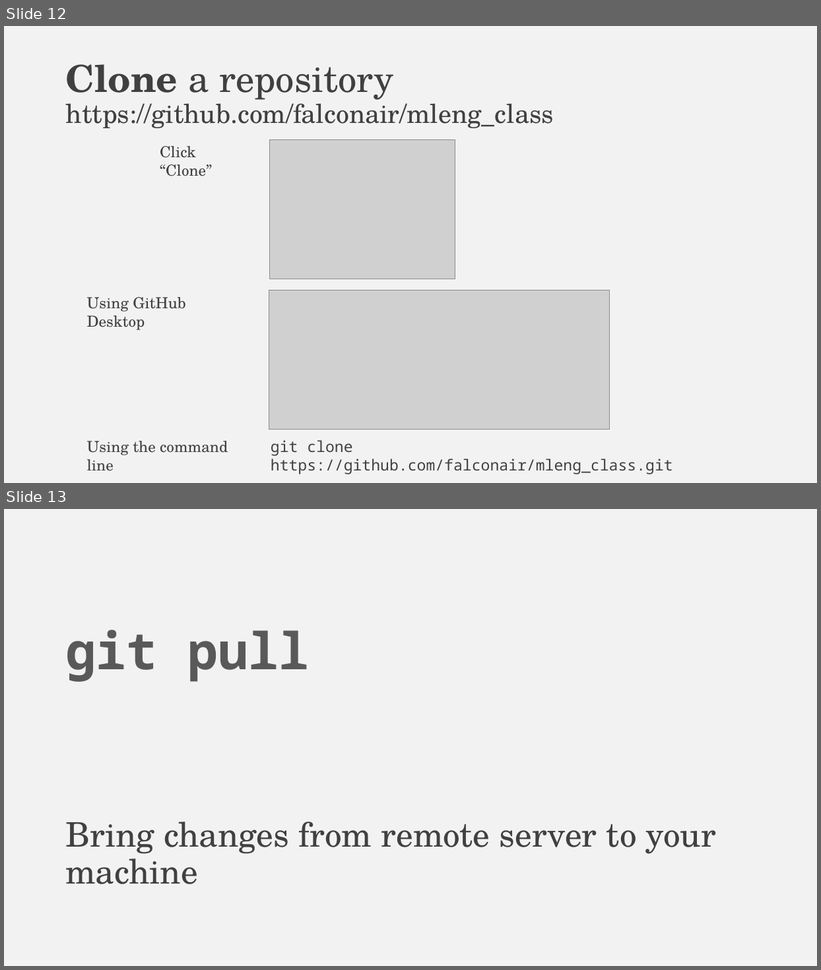
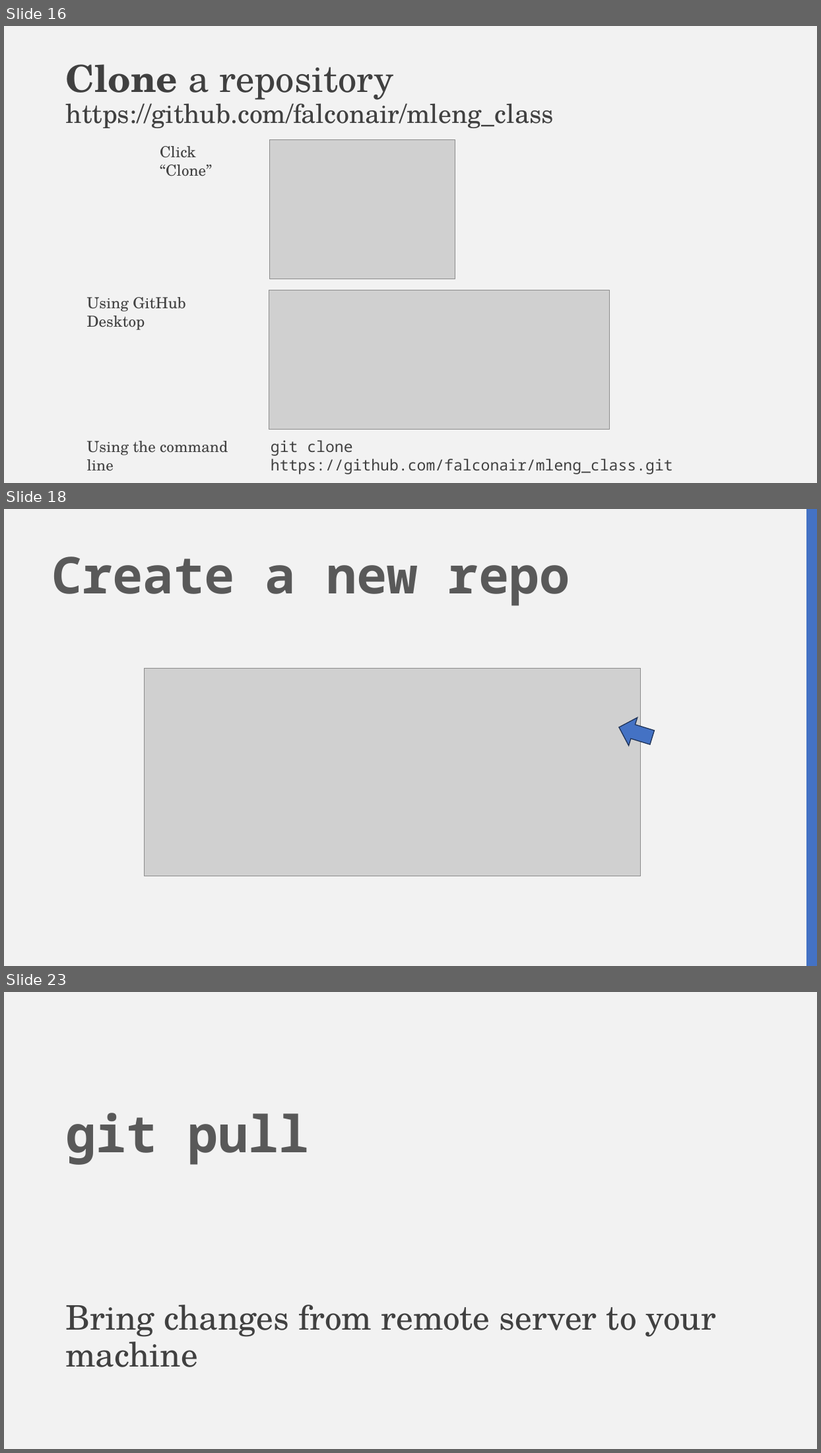
Before and after one commit to falconair/ProgrammingForAnalytics, a slide deck: lectures/050_git_version_control/Why do you need version control.pptx. Shown one above the other, each under a label of ours: slides 12 and 13 before the commit, slides 16, 18 and 23 after it; the slides between them are not shown. The pictures are 821x970 and 821x1453 pixels, drawn with LibreOffice and Linux fonts; fonts in the diff are those of the drawing; grey boxes stand for pictures. Boxes give left, top, right and bottom in pixels: in the first picture for what was removed or moved away, otherwise in the second. Text is boxed around its words. In the diff, an @@ line names an element or a change of style, - is before the commit and + after.

```diff
--- a/lectures/050_git_version_control/Why do you need version control.pptx
+++ b/lectures/050_git_version_control/Why do you need version control.pptx
@@ slide 18 added at (4,509,817,966), background #F2F2F2 @@
@@ rectangle added at (807,509,817,966), fill #4472C4 @@
@@ title added at (52,557,570,606), 60 pt, text #595959, bold @@
+Create a new repo
@@ picture added at (145,668,641,876) @@
@@ left arrow added at (614,714,657,752), fill #4472C4, outline #1E3256 1 pt @@
@@ what was slide 12 is now slide 16 @@
@@ what was slide 13 is now slide 23 @@
```
Also in this commit, not shown: 1 slide changed, 10 other slides added, 3 other files.
